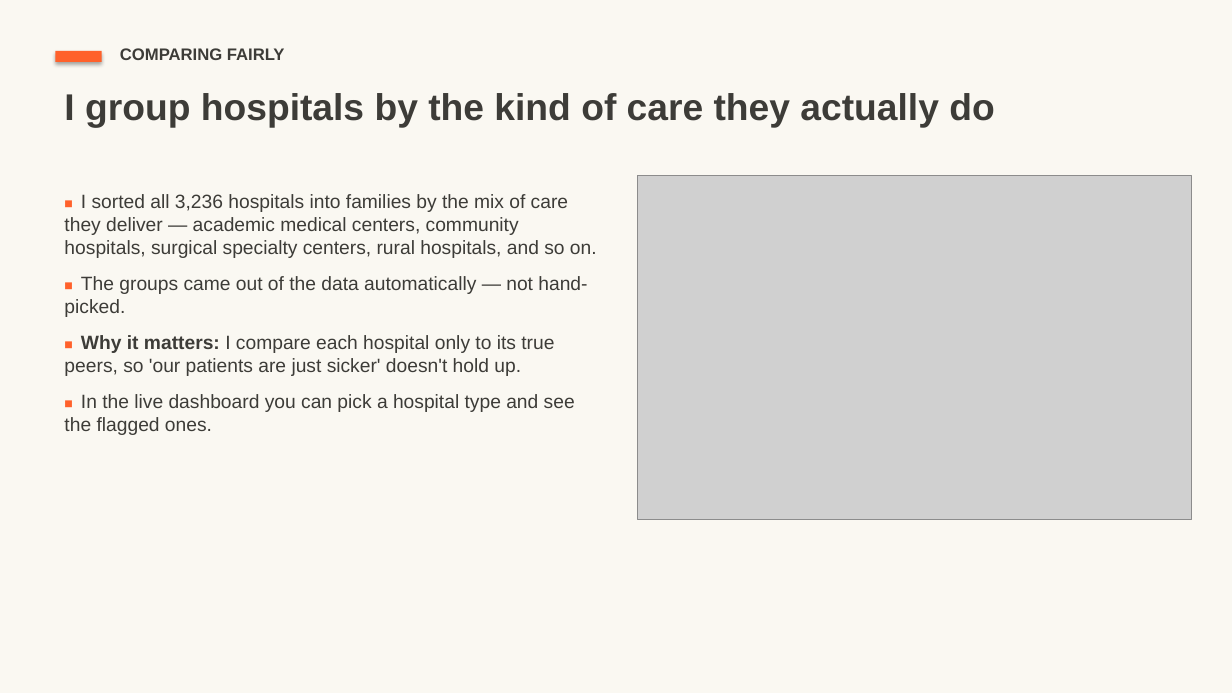
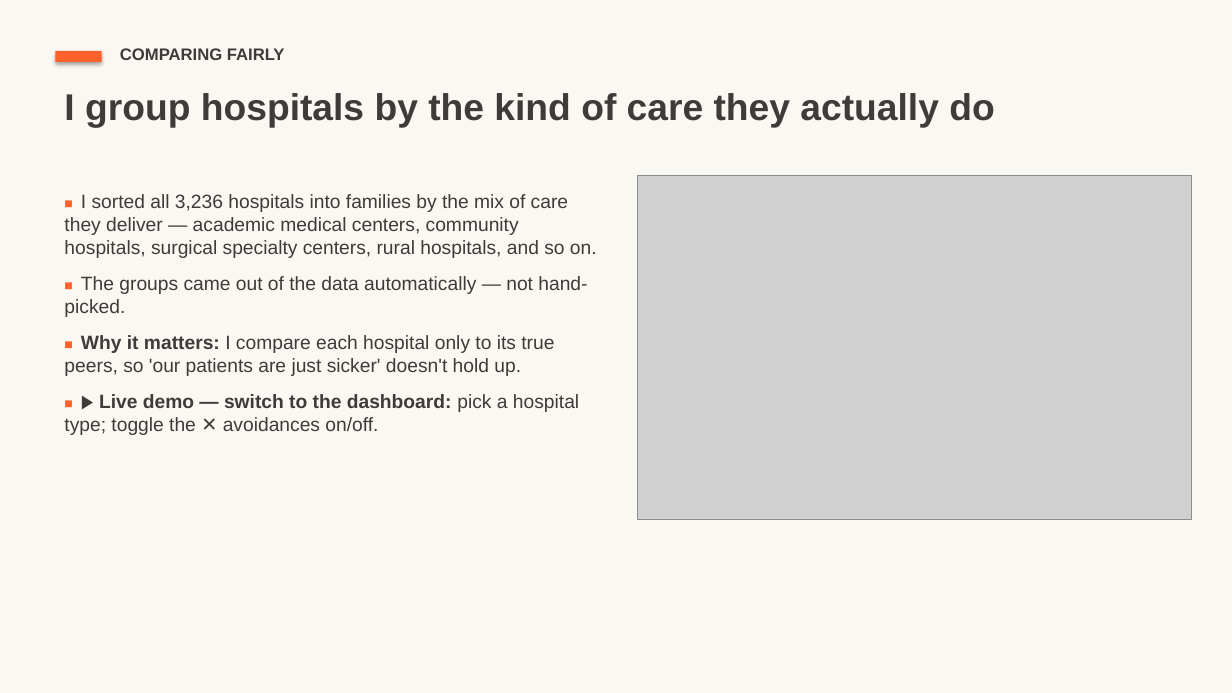
Before and after one commit to bitsandbeakers/databench-mcp, a slide deck: slide 6 of docs/slides/UHC_Affordability_Deck_readahead.pptx. Drawn at 1232x693 pixels with LibreOffice and Linux fonts; fonts in the diff are those of the drawing; grey boxes stand for pictures. Boxes give left, top, right and bottom in pixels: in the first picture for what was removed or moved away, otherwise in the second. Text is boxed around its words. In the diff, an @@ line names an element or a change of style, - is before the commit and + after.

```diff
--- a/docs/slides/UHC_Affordability_Deck_readahead.pptx
+++ b/docs/slides/UHC_Affordability_Deck_readahead.pptx
@@ text at box(64, 394, 579, 435): text changed @@
-■ In the live dashboard you can pick a hospital type and see the flagged ones.
+■ ▶ Live demo — switch to the dashboard: pick a hospital type; toggle the ✕ avoidances on/off.
```
Also in this commit, not shown: 7 slides added.
